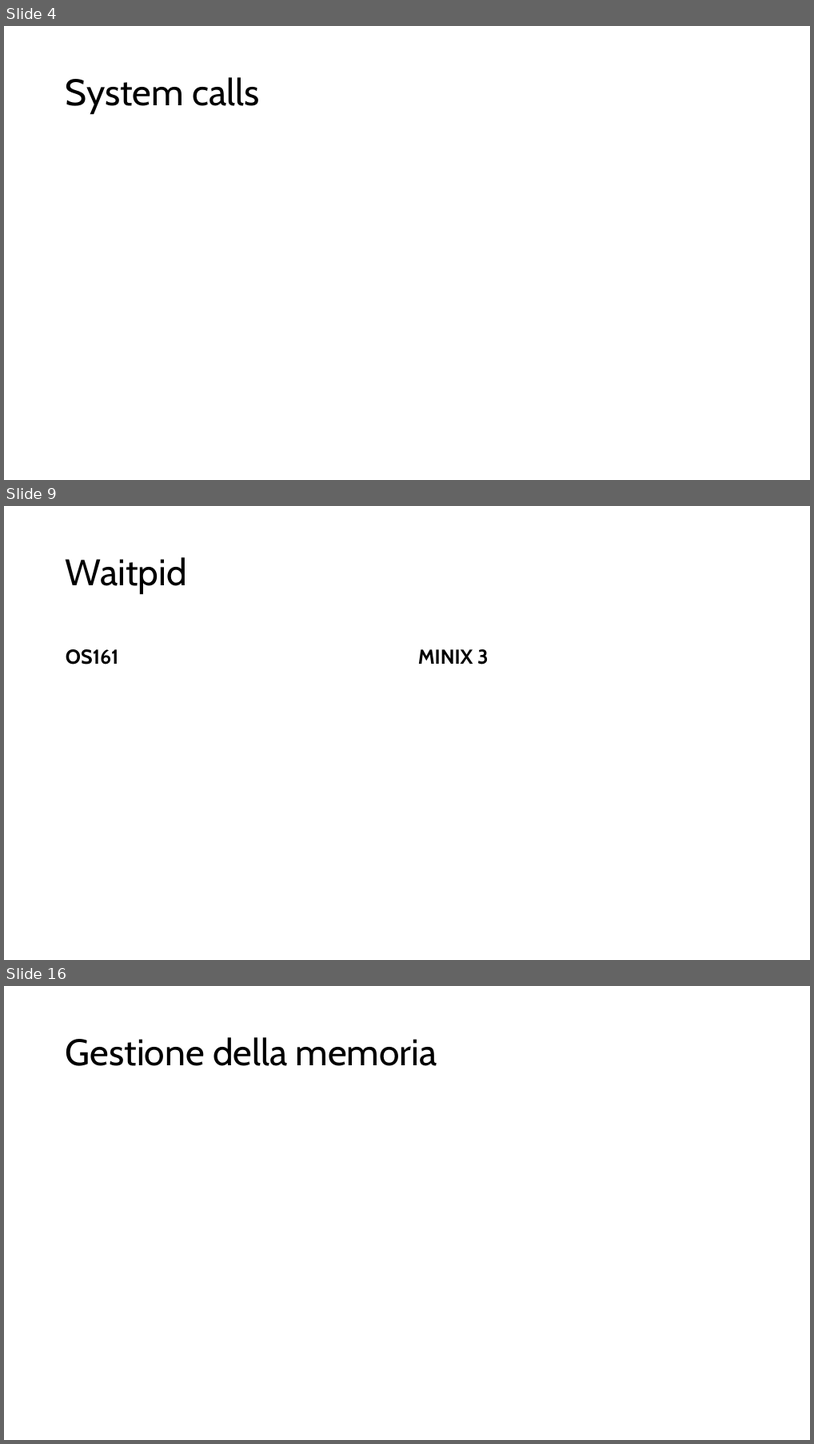
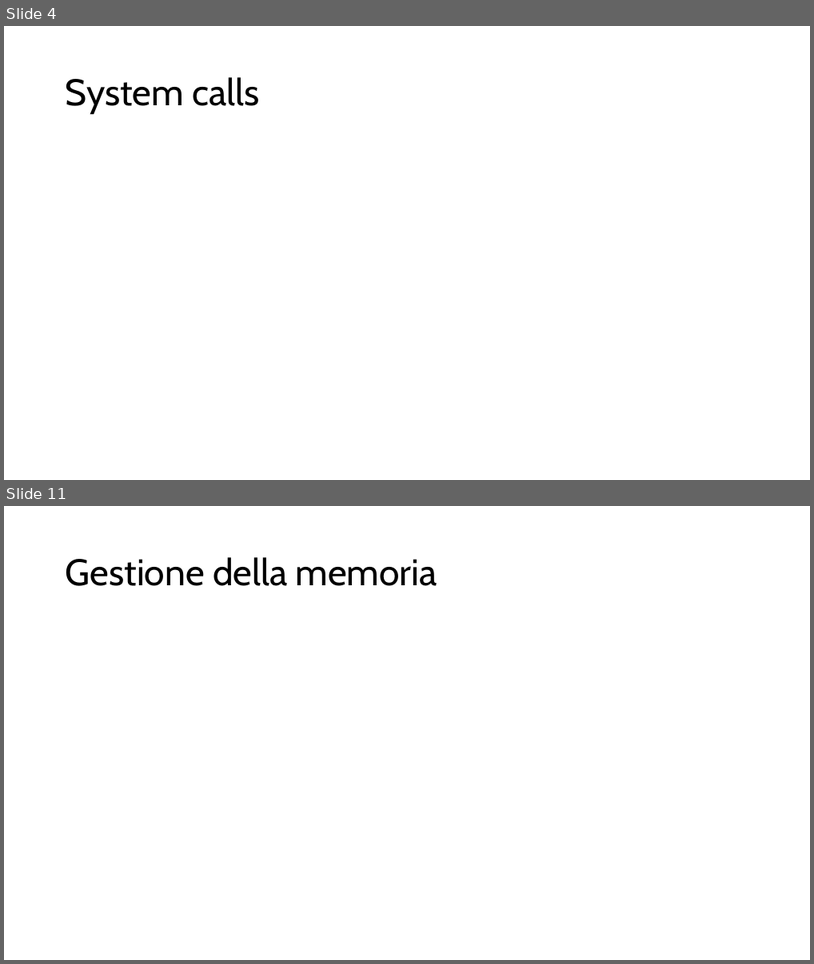
Before and after one commit to fraancyM/PintOS, a slide deck: Progetto_SO.pptx. Shown one above the other, each under a label of ours: slides 4, 9 and 16 before the commit, slides 4 and 11 after it; the slides between them are not shown. The pictures are 814x1444 and 814x964 pixels, drawn with LibreOffice and Linux fonts; fonts in the diff are those of the drawing. Boxes give left, top, right and bottom in pixels: in the first picture for what was removed or moved away, otherwise in the second. Text is boxed around its words. In the diff, an @@ line names an element or a change of style, - is before the commit and + after.

```diff
--- a/Progetto_SO.pptx
+++ b/Progetto_SO.pptx
@@ slide 9 removed at box(4, 506, 810, 960), background #FFFFFF @@
@@ title removed at box(66, 557, 187, 594) @@
-Waitpid
@@ text removed at box(66, 649, 119, 664) @@
-OS161
@@ text removed at box(418, 649, 489, 664) @@
-MINIX 3
@@ what was slide 16 is now slide 11 @@
```
Also in this commit, not shown: 10 slides changed, 4 other slides removed, 2 other files.
